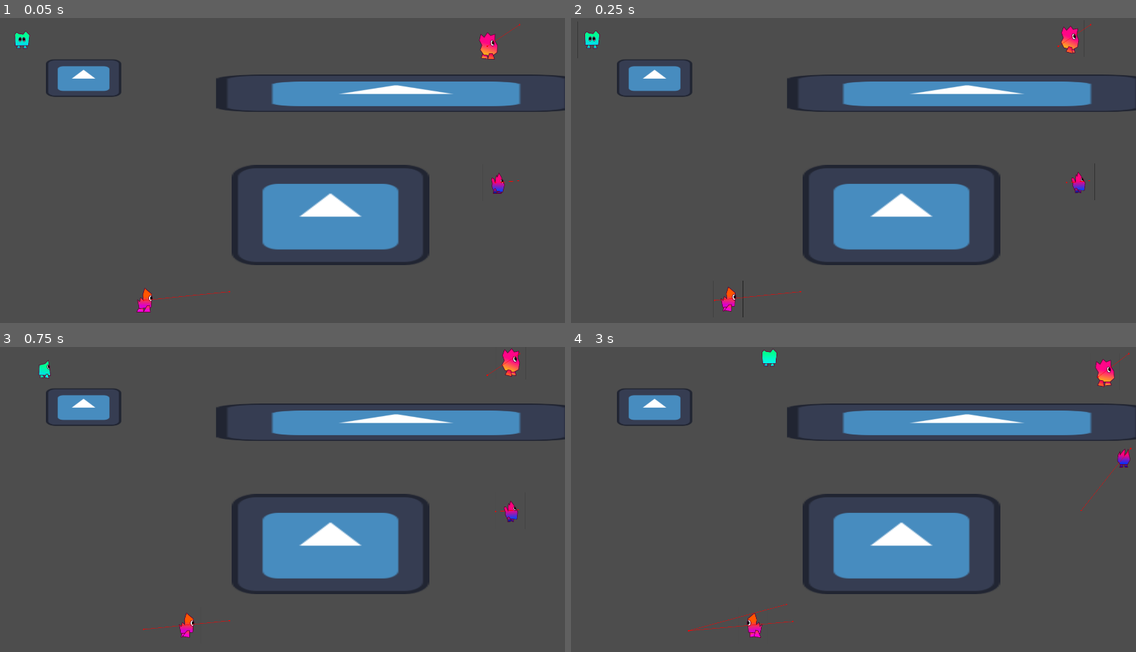
Above: before the commit, frames 1-4 (two rows, left to right).
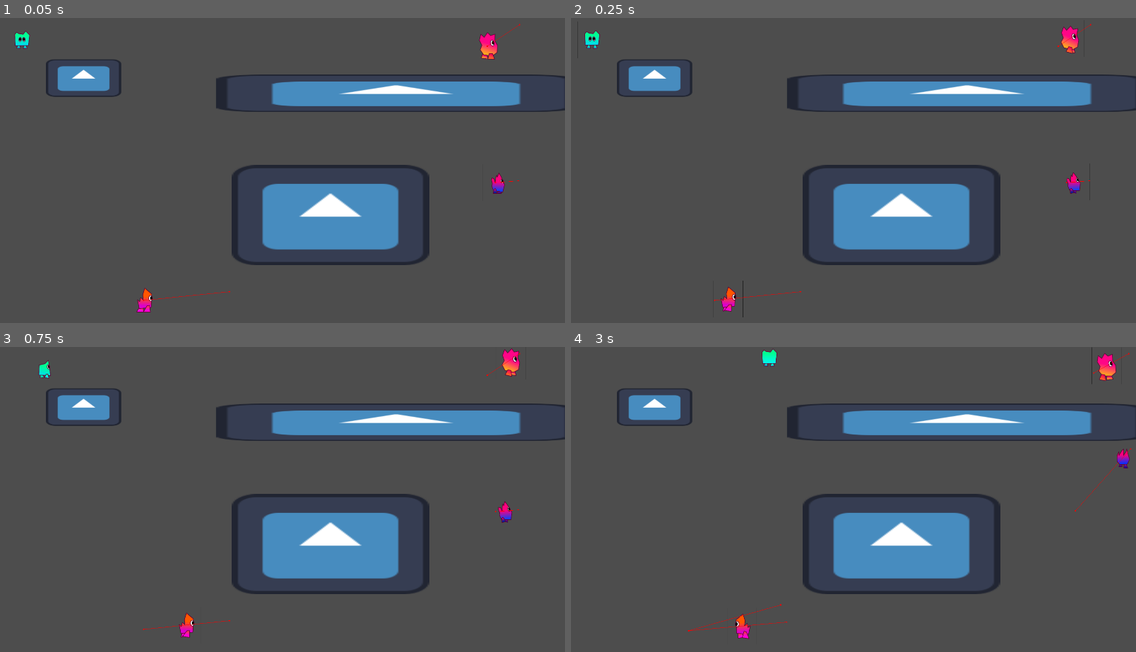
Above: after the commit, the same moments.

Repository: Atticus-Atticus/Portal-Combat
Game: Godot game, scene res://Scenes/AITestGrounds.tscn
Two runs of this game, one before a commit and one after it. Both use one fixed random seed, a clock stepped at 60 frames per second and the inputs below. The project has no main scene, so this scene is started directly. The engine's default icon, where the game draws it, is replaced by a stand-in: a white triangle on a blue panel in a dark square.
Inputs:
- Up to frame 1 (0.05 s): no input
- Up to frame 2 (0.25 s): no input
- Up to frame 3 (0.75 s): hold D (RIGHT) from 0.53 s (still down)
- Up to frame 4 (3 s): release D (RIGHT) at 1.28 s; hold S (DOWN) 1.28-2.03 s; hold D (RIGHT) 2.03-2.78 s; hold W (UP) from 2.78 s (still down)

Frame 1 is identical in both runs. In frame 2, 0.2% of the frame differs, in the area x 87-93%, y 47-60%; in frame 3, 0.2%; in frame 4, 0.8%, in the area x 21-100%, y 0-96%.

Commit message:
small update

Diff:
--- a/NPCs/Enemy.tscn
+++ b/NPCs/Enemy.tscn
@@ -206,6 +206,6 @@
 
 [node name="NavigationAgent2D" type="NavigationAgent2D" parent="."]
 path_desired_distance = 40.0
-target_desired_distance = 30.0
+target_desired_distance = 50.0
 path_postprocessing = 1
 debug_enabled = true
--- a/NPCs/Enemy2.tscn
+++ b/NPCs/Enemy2.tscn
@@ -209,6 +209,6 @@
 
 [node name="NavigationAgent2D" type="NavigationAgent2D" parent="."]
 path_desired_distance = 40.0
-target_desired_distance = 30.0
+target_desired_distance = 50.0
 path_postprocessing = 1
 debug_enabled = true
--- a/NPCs/Enemy3.tscn
+++ b/NPCs/Enemy3.tscn
@@ -210,6 +210,6 @@
 
 [node name="NavigationAgent2D" type="NavigationAgent2D" parent="."]
 path_desired_distance = 40.0
-target_desired_distance = 30.0
+target_desired_distance = 50.0
 path_postprocessing = 1
 debug_enabled = true
